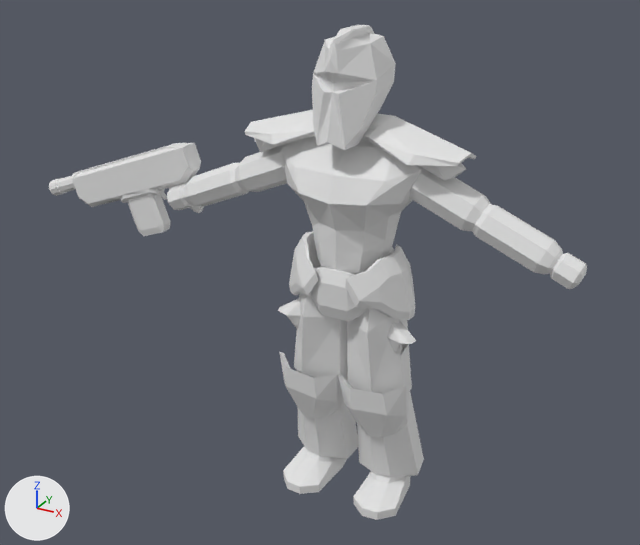
A saved change to the FBX model Assets/Player/Animation/Bolter/Player_Bolter_Model.fbx.
The view is the same before and after, from a 50 mm camera at (1.67, -3.39, 2.8) aimed at (-0.21, 0.04, 1.09). The lights are fixed; the arrows at lower left show +X, +Y and +Z. The first picture is the older version. Where no turn or scale is listed for an object, it has been applied to the vertices.

Script lines for the objects in view, before the commit:
```python
ob_cube_002 = bpy.data.objects.new('Cube.002', me_cube_003)
ob_cube_002.location = (-1.277, 0.0, 1.427)
ob_cube_002.rotation_euler = (-1.571, 1.222, 0.0)  # degrees (-90, 70, 0)
ob_model_hand_l = bpy.data.objects.new('Model_Hand.L', me_cylinder_007)
ob_model_hand_l.location = (0.964, -0.024, 1.371)
ob_model_hand_r = bpy.data.objects.new('Model_Hand.R', me_cylinder_009)
ob_model_hand_r.location = (0.964, -0.024, 1.371)
ob_model_head = bpy.data.objects.new('Model_Head', me_cube_011)
ob_model_head.location = (0.0, -0.045, 2.101)
ob_model_lowerarm_l = bpy.data.objects.new('Model_LowerArm.L', me_cylinder_010)
ob_model_lowerarm_l.location = (0.734, -0.024, 1.468)
ob_model_lowerarm_l.rotation_euler = (0.0, 0.000619, 0.0)  # degrees (0, 0, 0)
ob_model_lowerarm_r = bpy.data.objects.new('Model_LowerArm.R', me_cylinder_011)
ob_model_lowerarm_r.location = (0.734, -0.024, 1.468)
ob_model_lowerarm_r.rotation_euler = (0.0, 0.000122, 0.0)  # degrees (0, 0, 0)
ob_model_upperarm_l = bpy.data.objects.new('Model_UpperArm.L', me_cylinder_012)
ob_model_upperarm_l.location = (0.421, -0.024, 1.601)
ob_model_upperarm_l.rotation_euler = (0.0, -0.000596, 0.0)  # degrees (0, 0, 0)
ob_model_upperarm_r = bpy.data.objects.new('Model_UpperArm.R', me_cylinder_013)
ob_model_upperarm_r.location = (0.421, -0.024, 1.601)
ob_model_upperarm_r.rotation_euler = (0.0, -0.000123, 0.0)  # degrees (0, 0, 0)
# also in view: 'Model_Calf.L' at (0.17, -0.02, 0.4); 'Model_Foot.L' at (0.2, -0.03, 0.07); 'Model_Chest' at (0.0, -0.06, 1.53); 'Model_Hip' at (0.0, -0.04, 1.16); 'Model_Thigh.R' at (-0.17, -0.04, 0.85)
```
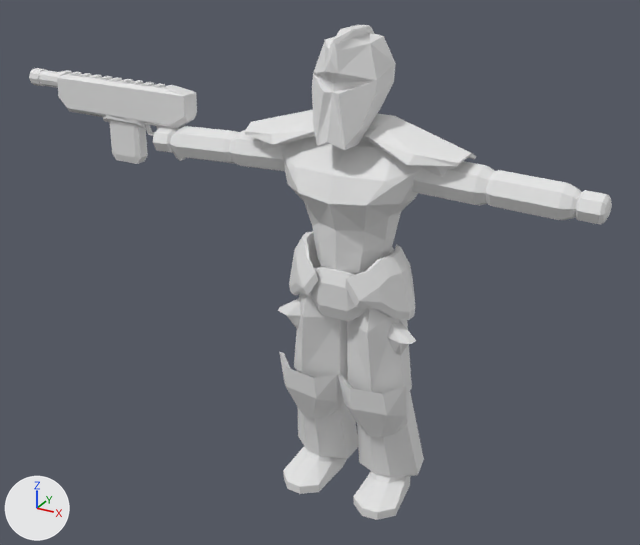
What changed in the scene script:
```text
Change ob_model_upperarm_r:
    ob_model_upperarm_r.location: (0.421, -0.024, 1.601) -> (0.35, -0.024, 1.377)
    ob_model_upperarm_r.rotation_euler: (0.0, -0.000123, 0.0) -> (0.0, 0.362, 0.0)  # degrees (0, 0, 0) -> degrees (0, 21, 0)
Change ob_model_lowerarm_l:
    ob_model_lowerarm_l.location: (0.734, -0.024, 1.468) -> (0.778, -0.024, 1.662)
    ob_model_lowerarm_l.rotation_euler: (0.0, 0.000619, 0.0) -> (0.0, -0.361, 0.0)  # degrees (0, 0, 0) -> degrees (0, -21, 0)
Change ob_model_hand_l:
    ob_model_hand_l.location: (0.964, -0.024, 1.371) -> (1.027, -0.024, 1.653)
    ob_model_hand_l.rotation_euler: (0.0, 0.0, 0.0) -> (0.0, -0.362, 0.0)  # degrees (0, 0, 0) -> degrees (0, -21, 0)
Change ob_model_upperarm_l:
    ob_model_upperarm_l.location: (0.421, -0.024, 1.601) -> (0.438, -0.024, 1.676)
    ob_model_upperarm_l.rotation_euler: (0.0, -0.000596, 0.0) -> (0.0, -0.363, 0.0)  # degrees (0, 0, 0) -> degrees (0, -21, 0)
Change ob_model_hand_r:
    ob_model_hand_r.location: (0.964, -0.024, 1.371) -> (0.776, -0.024, 0.97)
    ob_model_hand_r.rotation_euler: (0.0, 0.0, 0.0) -> (0.0, 0.362, 0.0)  # degrees (0, 0, 0) -> degrees (0, 21, 0)
Change ob_model_lowerarm_r:
    ob_model_lowerarm_r.location: (0.734, -0.024, 1.468) -> (0.595, -0.024, 1.142)
    ob_model_lowerarm_r.rotation_euler: (0.0, 0.000122, 0.0) -> (0.0, 0.362, 0.0)  # degrees (0, 0, 0) -> degrees (0, 21, 0)
Change ob_cube_002:
    ob_cube_002.location: (-1.277, 0.0, 1.427) -> (-1.3, 0.0, 1.816)
    ob_cube_002.rotation_euler: (-1.571, 1.222, 0.0) -> (-1.571, 1.584, 0.0000123)  # degrees (-90, 70, 0) -> degrees (-90, 91, 0)
```

Where the change shows, as pixel boxes (x1, y1, x2, y2) in the pictures (640 x 545 px):
'Cube.002', moved, turned: before (49, 143, 204, 213); after (29, 68, 197, 161)
'Model_LowerArm.L', moved, turned: before (472, 204, 563, 274); after (485, 170, 581, 220)
'Model_UpperArm.L', moved, turned: before (409, 168, 491, 231); after (412, 161, 495, 206)
'Model_LowerArm.R', moved, turned: before (183, 162, 249, 206); after (170, 126, 239, 164)
'Cube.003', moved, turned: before (127, 194, 170, 236); after (109, 121, 148, 164)
'Model_UpperArm.R', moved, turned: before (234, 145, 287, 192); after (229, 130, 288, 171)
'Model_Hand.L', moved, turned: before (550, 253, 587, 289); after (575, 190, 612, 225)
'Model_Hand.R', moved, turned: before (167, 183, 194, 210); after (153, 127, 178, 153)
